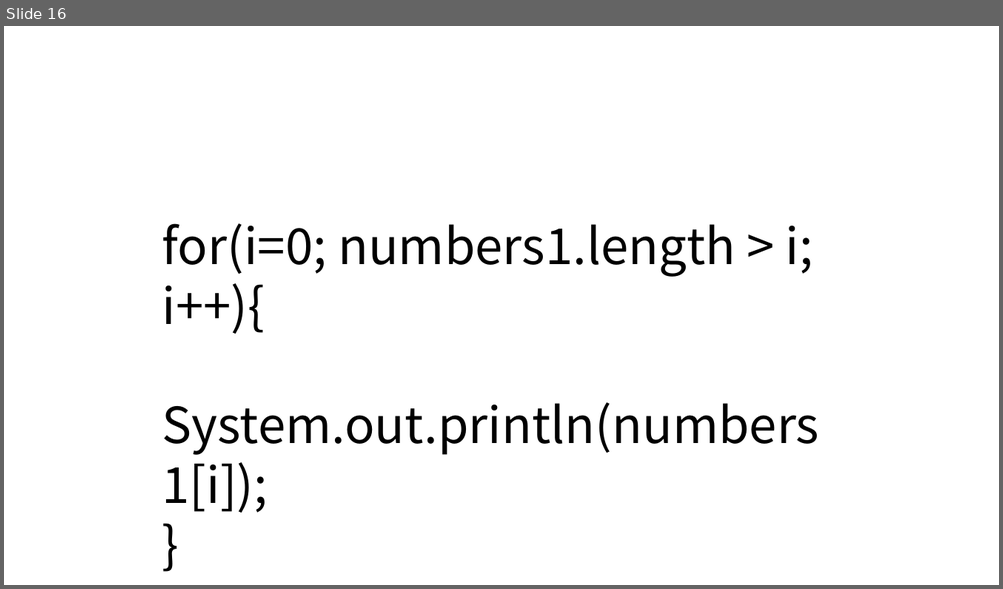
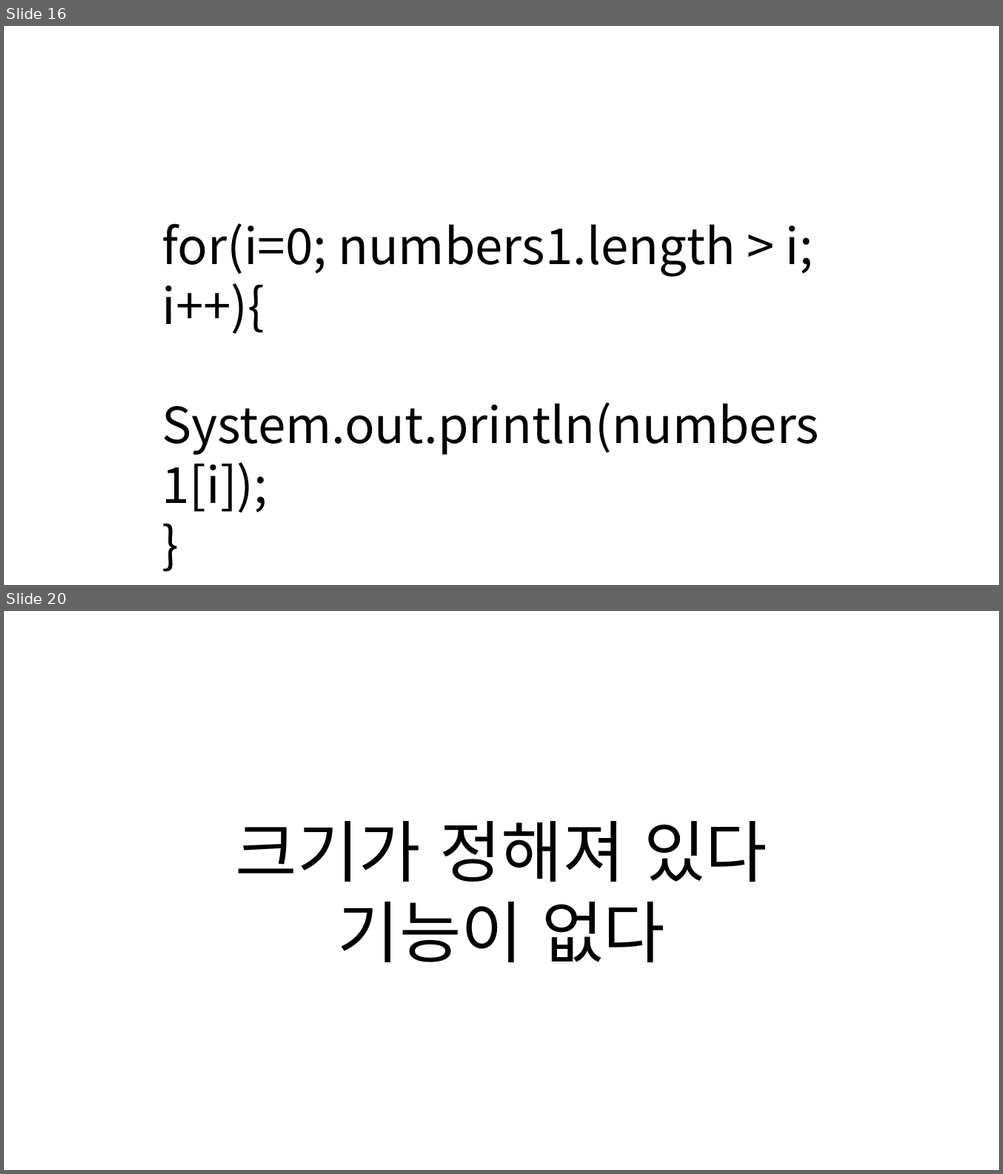
Before and after one commit to happydeveloper/data_structure, a slide deck: presentation/array_java_api.pptx. Shown one above the other, each under a label of ours: slide 16 before the commit, slides 16 and 20 after it; the slides between them are not shown. The pictures are 1003x589 and 1003x1174 pixels, drawn with LibreOffice and Linux fonts; fonts in the diff are those of the drawing. Boxes give left, top, right and bottom in pixels: in the first picture for what was removed or moved away, otherwise in the second. Text is boxed around its words. In the diff, an @@ line names an element or a change of style, - is before the commit and + after.

```diff
--- a/presentation/array_java_api.pptx
+++ b/presentation/array_java_api.pptx
@@ slide 20 added at box(4, 611, 999, 1170), background #FFFFFF @@
@@ title added at box(236, 821, 767, 963), 64.8 pt, text #000000 @@
+크기가 정해져 있다
+기능이 없다
```
Also in this commit, not shown: 4 slides changed, 5 other slides added, 15 other files.
